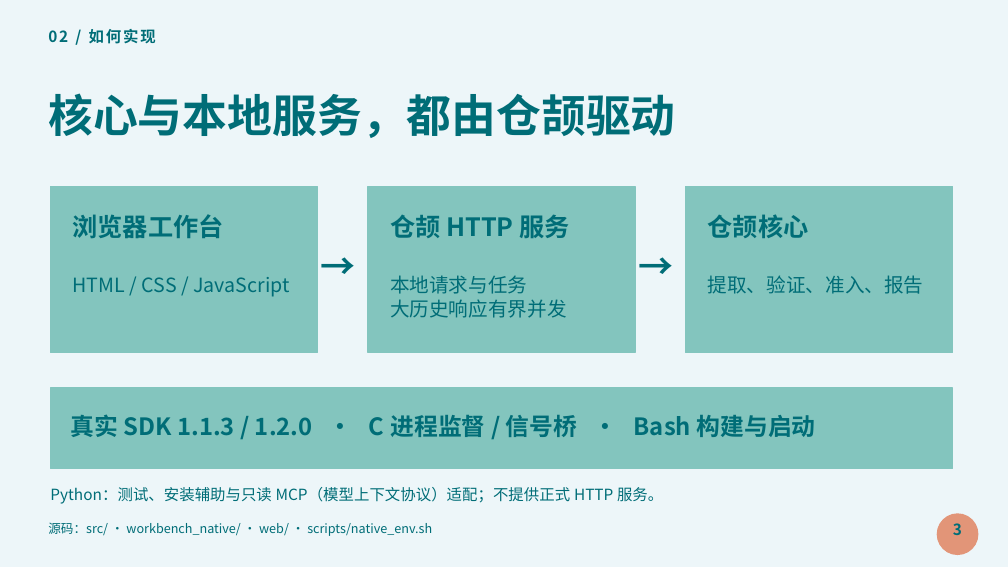
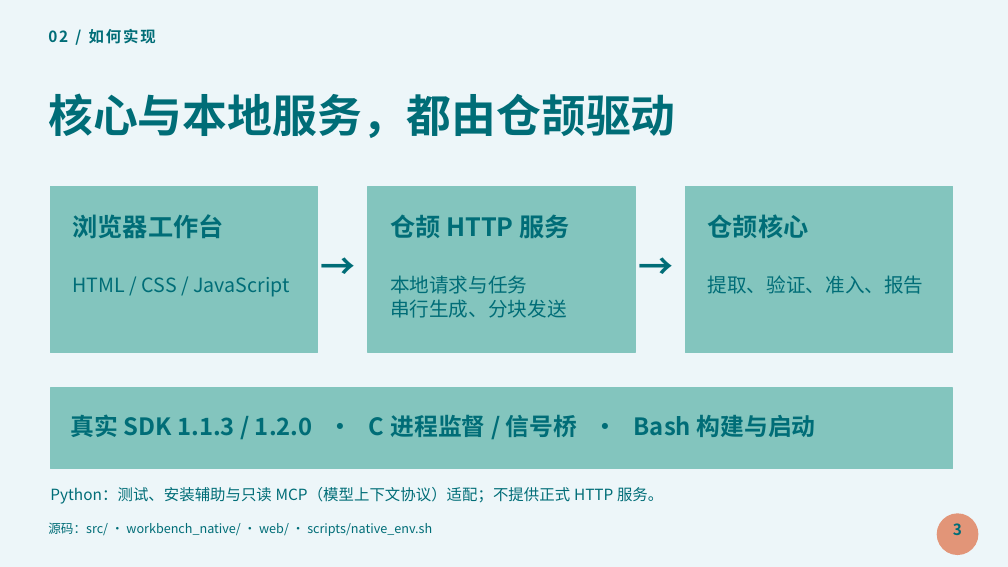
Before and after one commit to 2892480843/cj-docguard, a slide deck: slide 3 of submission/finals-2026-10-29/CJ-DocGuard-决赛答辩-20261029.pptx. Drawn at 1008x567 pixels with LibreOffice and Linux fonts; fonts in the diff are those of the drawing. Boxes give left, top, right and bottom in pixels: in the first picture for what was removed or moved away, otherwise in the second. Text is boxed around its words. In the diff, an @@ line names an element or a change of style, - is before the commit and + after.

Commit message:
fix: 冻结R2系统SDK传递与大历史流式响应修复

```diff
--- a/submission/finals-2026-10-29/CJ-DocGuard-决赛答辩-20261029.pptx
+++ b/submission/finals-2026-10-29/CJ-DocGuard-决赛答辩-20261029.pptx
@@ text at bbox=[390, 299, 567, 318]: text changed @@
-大历史响应有界并发
+串行生成、分块发送
```
Also in this commit, not shown: 1 other slide changed, 32 other files.
